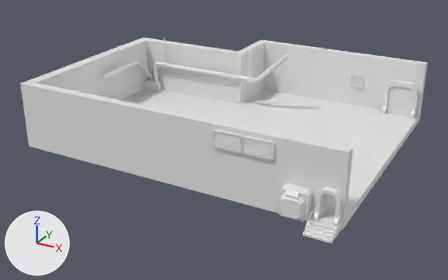
The FBX model Assets/ueda/Factory/factory_base.FBX as it was, and as the next commit left it.
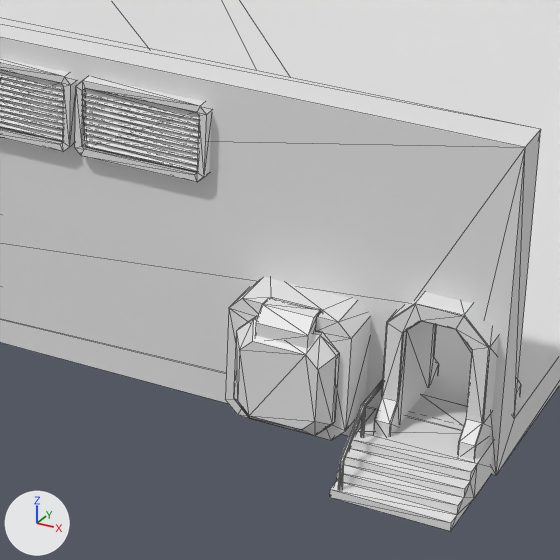
Each version is shown whole from a 50 mm lens placed at (26.13, -63.15, 33.9), pointed at (-10.81, 4.01, 0.32), then close up on the part from 50% to 80% of the width and 42% to 89% of the height. The lights are fixed; the arrows at lower left show +X, +Y and +Z. The close-ups show mesh edges as thin lines. Where no turn or scale is listed for an object, it has been applied to the vertices.

Objects in the first close-up: 'factory_base'.
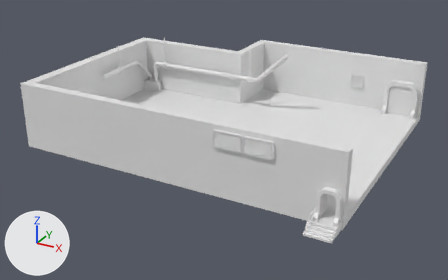
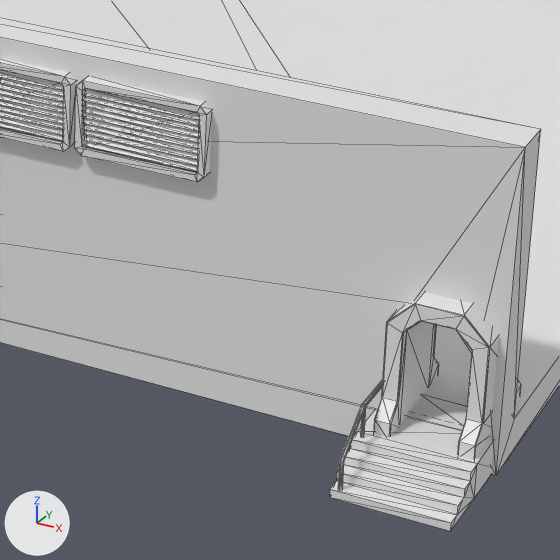
Where the change shows, as pixel boxes [x1, y1, x2, y2] in the close-ups (560 x 560 px):
part 1 of me_mesh, deleted
    before: [225, 277, 371, 440]
part 2 of me_mesh, deleted
    before: [234, 316, 339, 436]
part 3 of me_mesh, deleted
    before: [255, 298, 321, 348]

What changed in the scene script:
```text
Change me_mesh:
    where me_mesh.from_pydata(...)  # 784 vertices, 1209 faces; spans x -32.8..10.5, y -12.5..24.8, z 0.0..10.0
    used by ob_factory_base; location = (0.0, 0.0, 0.0)
    me_mesh part 1: the loose piece of 32 vertices spanning x 3.8..7.0, y -10.9..-9.2, z 0.6..3.8 is deleted
    me_mesh part 2: the loose piece of 24 vertices spanning x 4.2..6.8, y -11.5..-10.9, z 0.7..3.5 is deleted
    me_mesh part 3: the loose piece of 14 vertices spanning x 4.8..6.1, y -11.4..-10.6, z 3.0..3.9 is deleted
```
